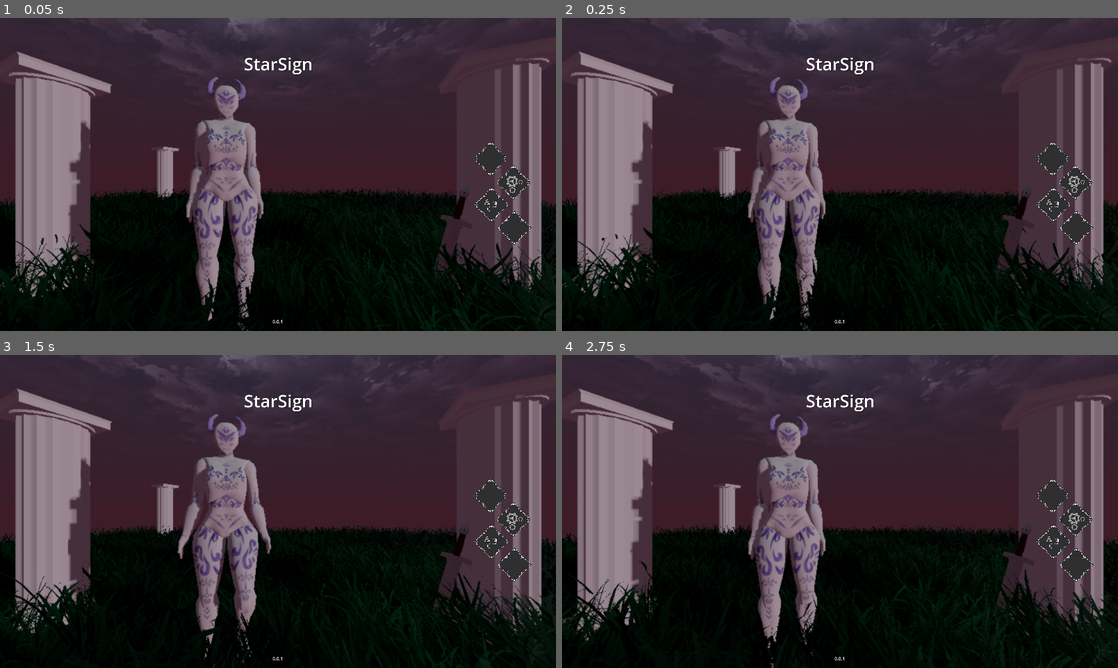
Above: before the commit, frames 1-4 (two rows, left to right).
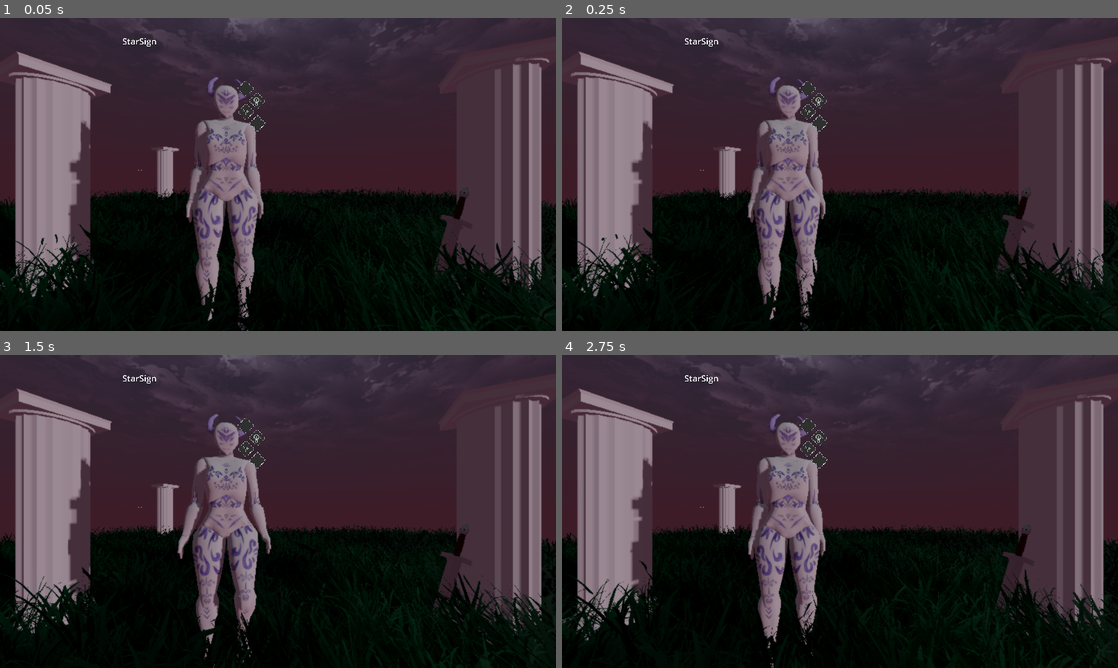
Above: after the commit, the same moments.

Repository: DragonCat4012/StarSign_Game
Game: Godot game, scene res://Scenes/Menu/MenuIdle.tscn
The game is run twice, just before and just after one commit, with the same random seed, the same clock (stepped at 60 frames per second) and the same inputs.
Inputs (mouse positions are in pixels of both pictures, inside the frame that each line leads up to):
- Up to frame 1 (0.05 s): no input
- Up to frame 2 (0.25 s): no input
- Up to frame 3 (1.5 s): move the mouse to (400, 495) at 0.52 s; hold D (Move_Right) 0.53-1.28 s; click (400, 495) at 0.6 s; tap Space (Move_Jump) at 0.77 s; move the mouse to (166, 527) at 1.27 s; hold Down (Move_Backward) from 1.28 s (still down); right-click (166, 527) at 1.35 s
- Up to frame 4 (2.75 s): tap Space (Move_Jump) at 1.52 s; move the mouse to (895, 442) at 2.02 s; release Down (Move_Backward) at 2.03 s; hold D (Move_Right) from 2.03 s (still down); tap R (Player_Reaction) at 2.1 s

The runs differ from the first frame. In frame 1, 1.0% of the frame differs, in the area x 22-96%, y 6-98%; in frame 2, 1.0%; in frame 3, 1.0%; in frame 4, 1.0%.

Commit message:
scale viewport up

Diff:
--- a/project.godot
+++ b/project.godot
@@ -26,9 +26,10 @@
 
 [display]
 
-window/size/viewport_width=1920
-window/size/viewport_height=1080
+window/size/viewport_width=3840
+window/size/viewport_height=2160
 window/size/mode=2
+window/size/initial_position_type=2
 window/stretch/mode="viewport"
 
 [editor_plugins]
